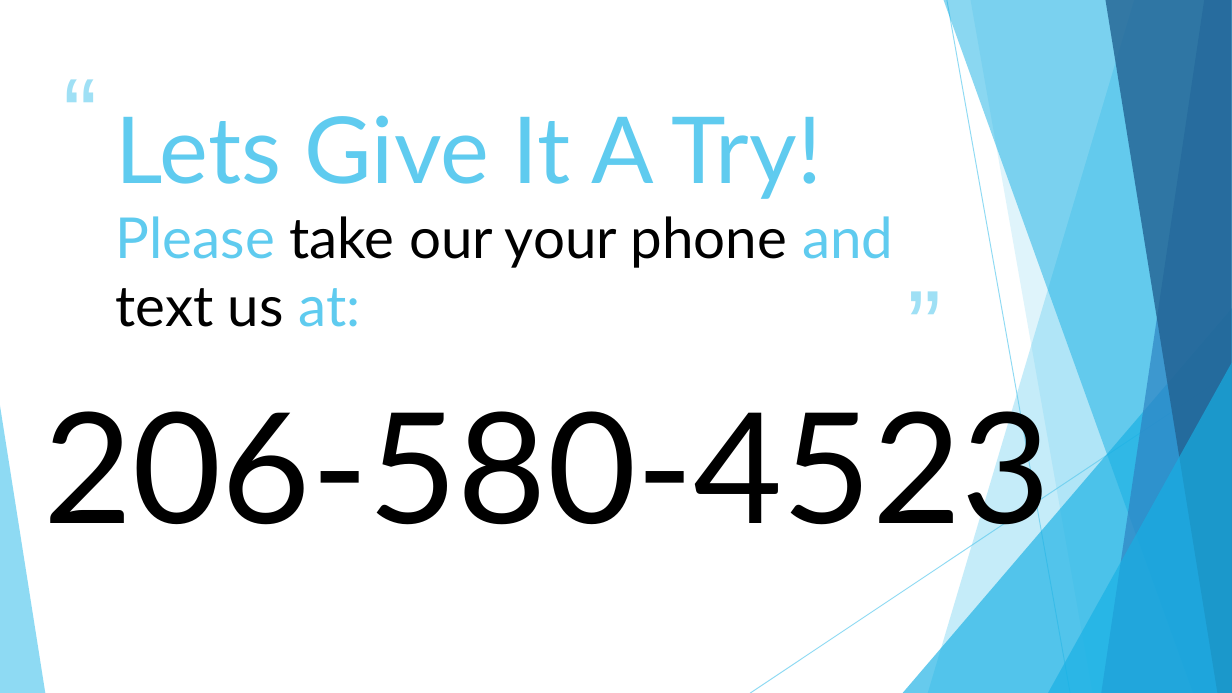
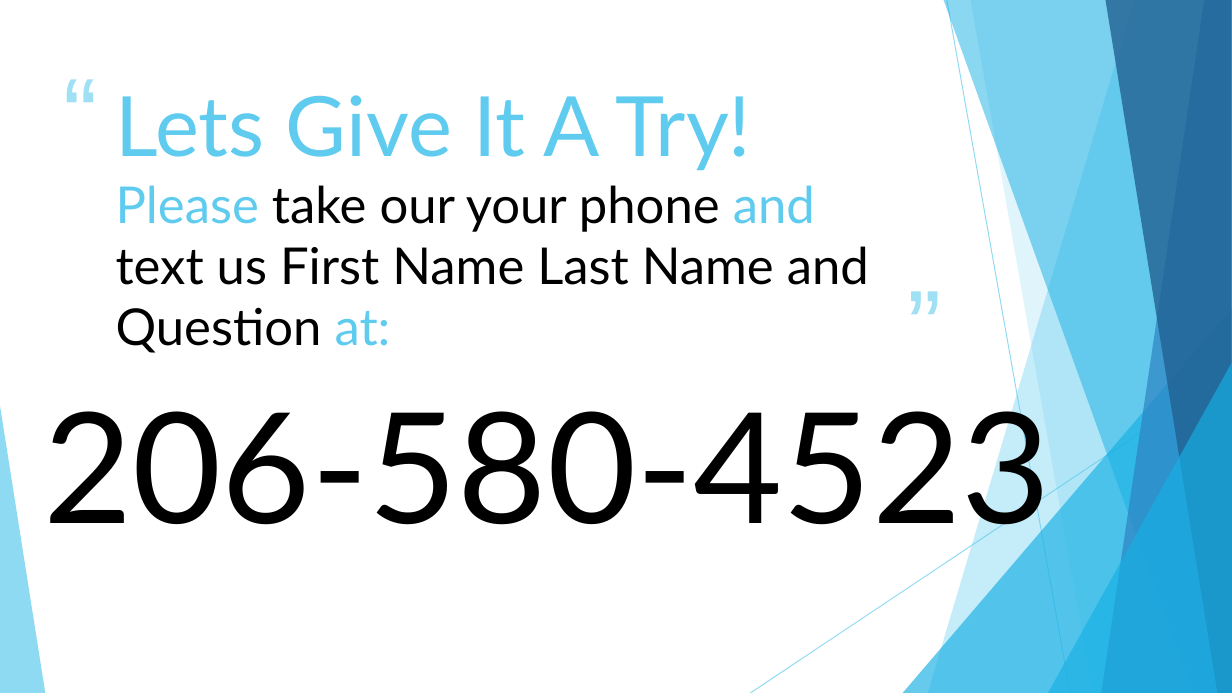
Before and after one commit to AcumaticaHackathon/2023-Team-Kappa, a slide deck: slide 8 of Team Kappa Final.pptx. Drawn at 1232x693 pixels with LibreOffice and Linux fonts; fonts in the diff are those of the drawing. Boxes give left, top, right and bottom in pixels: in the first picture for what was removed or moved away, otherwise in the second. Text is boxed around its words. In the diff, an @@ line names an element or a change of style, - is before the commit and + after.

```diff
--- a/Team Kappa Final.pptx
+++ b/Team Kappa Final.pptx
@@ title at <box>116,95,869,353</box>: text changed; size 44 to 39.6 pt; text colour #5FCBEF to #000000 @@
-Lets Give It A Try!
-Please take our your phone and text us at:
+Lets Give It A Try!
+Please take our your phone and text us First Name Last Name and Question at:
```
Also in this commit, not shown: 1 other slide changed, 1 slide added, 1 other file.
